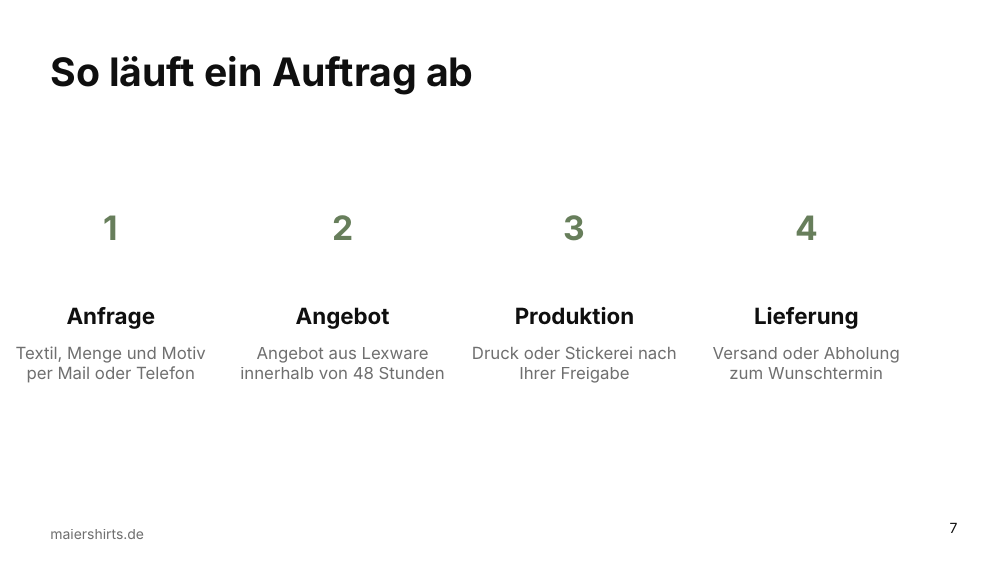
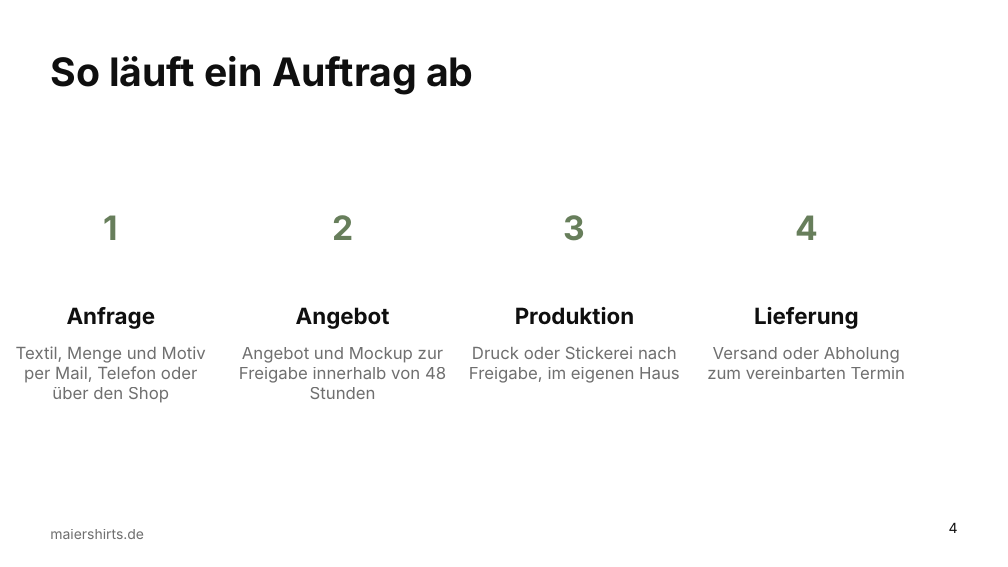
Before and after one commit to sm6161-eng/lexware-angebot-tool, a slide deck: slide 4 of presentation/dist/Maiershirts_Master.potx (slide 7 before the commit). Drawn at 1008x567 pixels with LibreOffice and Linux fonts; fonts in the diff are those of the drawing; background and template pictures are left out. Boxes give left, top, right and bottom in pixels: in the first picture for what was removed or moved away, otherwise in the second. Text is boxed around its words. In the diff, an @@ line names an element or a change of style, - is before the commit and + after.

```diff
--- a/presentation/dist/Maiershirts_Master.potx
+++ b/presentation/dist/Maiershirts_Master.potx
@@ text at [16,346,206,403]: text changed @@
-Textil, Menge und Motiv per Mail oder Telefon
+Textil, Menge und Motiv per Mail, Telefon oder über den Shop
@@ text at [239,347,446,399]: text changed @@
-Angebot aus Lexware innerhalb von 48 Stunden
+Angebot und Mockup zur Freigabe innerhalb von 48 Stunden
@@ text at [469,346,680,383]: text changed @@
-Druck oder Stickerei nach Ihrer Freigabe
+Druck oder Stickerei nach Freigabe, im eigenen Haus
@@ text at [707,347,906,379]: text changed @@
-Versand oder Abholung zum Wunschtermin
+Versand oder Abholung zum vereinbarten Termin
@@ page number at [949,522,958,533]: text changed @@
-7
+4
```
Also in this commit, not shown: 11 other slides changed, 4 slides added, 11 slides removed, 8 other files.
